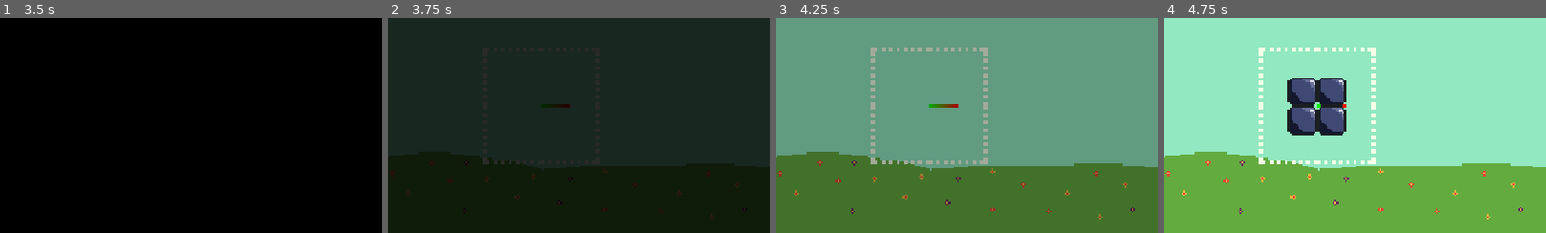
Above: before the commit, frames 1-4 (left to right).
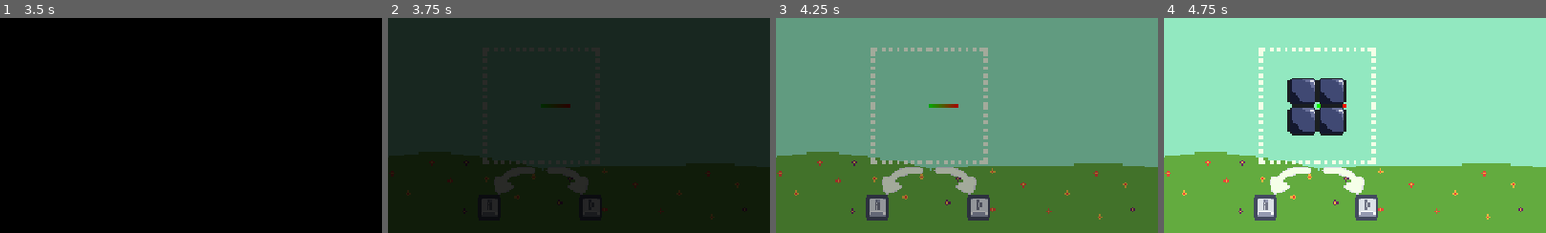
Above: after the commit, the same moments.

Repository: tylergreg95/godot-wild-jam-99
Game: Godot game, scene res://StartMenu/start_menu.tscn
Two runs of this game, one before a commit and one after it. Both use one fixed random seed, a clock stepped at 60 frames per second and the inputs below.
Inputs (mouse positions are % of the whole screen's width and height, from its top left):
- Up to frame 1 (3.5 s): click "PLAY" at 0.5 s; move the mouse to (72, 45) at 1.27 s; press the mouse at (72, 45) at 1.28 s; hold D (rotate_right) 1.28-2.03 s; move the mouse to (30, 55) at 2.02 s; release the mouse at (30, 55) at 2.03 s; hold A (rotate_left) 2.03-2.78 s; click (30, 55) at 2.1 s; tap Enter at 2.75 s; move the mouse to (60, 28) at 2.77 s; press the mouse at (60, 28) at 2.78 s; hold D (rotate_right) from 2.78 s (still down)
- Up to frame 2 (3.75 s): release D (rotate_right) at 3.5 s; release the mouse at (60, 28) at 3.5 s; click "OPTIONS" at 3.5 s
- Up to frame 3 (4.25 s): no input
- Up to frame 4 (4.75 s): move the mouse to (45, 70) at 4.27 s; hold D (rotate_right) from 4.28 s (still down); click (45, 70) at 4.35 s
The pictures show only the part of the screen within x 0-50%, y 50-100%; the shares and areas given below are measured in that part.

Frame 1 is identical in both runs. In frame 2, 1.6% of the frame differs, in the area x 24-56%, y 69-92%; in frame 3, 2.6%, in the area x 23-56%, y 69-95%; in frame 4, 2.6%.
Error in both runs: Trying to assign value of type 'Nil' to a variable of type 'float'. (res://Config/config.gd:27)

Commit message:
wait for score tween to finish before setting final score in game over UI

Diff:
--- a/Level/level.gd
+++ b/Level/level.gd
@@ -61,8 +61,22 @@
 
 
 func _on_game_timer_timeout() -> void:
+	tower_manager.freeze_current_tower()
 	Input.set_custom_mouse_cursor(default_cursor)
 	game_over.play()
 	level_in_progress = false
+	$FetchScoreTimer.stop()
+
+	#do what the timer does, but allow tween to finish setting score text before we display it in the game over
+	var new_score: float = -tower_manager.get_highest_piece_value()
+	if new_score == current_score:
+		return
+	var score_tween: Tween = get_tree().create_tween()
+	score_tween.tween_property(self, "current_score" ,new_score, .5)
+	score_tween.tween_method(func(val): score_text.text = str("%.0f" % float(val)), current_score, new_score, .5)
+	score_tween.tween_callback(show_game_over_ui)
+
+
+func show_game_over_ui() -> void:
 	game_over_ui.set_score_text(current_score)
 	game_over_ui.visible = true
--- a/TowerPieces/piece_spawner.tscn
+++ b/TowerPieces/piece_spawner.tscn
@@ -2,6 +2,9 @@
 
 [ext_resource type="Script" uid="uid://dxu6hge450whg" path="res://TowerPieces/piece_spawner.gd" id="1_73r2g"]
 [ext_resource type="Texture2D" uid="uid://bq8i2ikqu5dbv" path="res://Art/godotwild99_dash_outline.png" id="2_e3tak"]
+[ext_resource type="Texture2D" uid="uid://di1jtbha5p5kv" path="res://Art/godotwild99_rotate_arrows.png" id="3_d1xob"]
+[ext_resource type="Texture2D" uid="uid://crvw7lt6pe2rm" path="res://Art/tile_0120.png" id="4_br5x2"]
+[ext_resource type="Texture2D" uid="uid://cov058rjfdeft" path="res://Art/tile_0122.png" id="5_bxivd"]
 
 [sub_resource type="Gradient" id="Gradient_e3tak"]
 colors = PackedColorArray(0, 1, 0, 1, 1, 0, 0, 1)
@@ -13,6 +16,21 @@
 scale = Vector2(4, 4)
 texture = ExtResource("2_e3tak")
 
+[node name="RotateArrows" type="Sprite2D" parent="." unique_id=803990231]
+position = Vector2(0, 162.01)
+scale = Vector2(2, 2)
+texture = ExtResource("3_d1xob")
+
 [node name="Line2D" type="Line2D" parent="." unique_id=605234935]
 points = PackedVector2Array(0, 0, 65, 0)
 gradient = SubResource("Gradient_e3tak")
+
+[node name="Tile0120" type="Sprite2D" parent="." unique_id=558065206]
+position = Vector2(-112, 223)
+scale = Vector2(4, 4)
+texture = ExtResource("4_br5x2")
+
+[node name="Tile0122" type="Sprite2D" parent="." unique_id=1700421983]
+position = Vector2(112, 223)
+scale = Vector2(4, 4)
+texture = ExtResource("5_bxivd")
--- a/TowerPieces/tower_piece.gd
+++ b/TowerPieces/tower_piece.gd
@@ -8,6 +8,8 @@
 @export var max_x_drag: float = 200.0
 
 @onready var launch_sound: AudioStreamPlayer = $LaunchSound
+@onready var rotate_click: AudioStreamPlayer = $RotateClick
+
 
 
 var mouse_in_piece: bool = false
@@ -42,8 +44,10 @@
 		position_changed.emit(global_position)
 	if clickable and not piece_following_cursor:
 		if event.is_action_pressed("rotate_left"):
+			rotate_click.play()
 			rotate(-deg_to_rad(90))
 		if event.is_action_pressed("rotate_right"):
+			rotate_click.play()
 			rotate(deg_to_rad(90))
 
 func _on_mouse_entered() -> void:
--- a/TowerPieces/tower_piece.tscn
+++ b/TowerPieces/tower_piece.tscn
@@ -3,6 +3,7 @@
 [ext_resource type="Script" uid="uid://b7f3cd3ntj7h" path="res://TowerPieces/tower_piece.gd" id="1_xs26j"]
 [ext_resource type="Texture2D" uid="uid://cntrutphvtfqt" path="res://Art/godotwild99_tower_pieces.png" id="2_xs26j"]
 [ext_resource type="AudioStream" uid="uid://bx446wla6amer" path="res://Sounds/51755__erkanozan__whip-01.wav" id="3_gvyqv"]
+[ext_resource type="AudioStream" uid="uid://dekfdwtw2jysu" path="res://Sounds/click.wav" id="4_kl1x0"]
 
 [sub_resource type="PhysicsMaterial" id="PhysicsMaterial_nk1il"]
 
@@ -92,6 +93,13 @@
 
 [node name="LaunchSound" type="AudioStreamPlayer" parent="." unique_id=391917131]
 stream = ExtResource("3_gvyqv")
+bus = &"Sounds"
+playback_type = 1
+
+[node name="RotateClick" type="AudioStreamPlayer" parent="." unique_id=1416606822]
+stream = ExtResource("4_kl1x0")
+bus = &"Sounds"
+playback_type = 1
 
 [connection signal="body_entered" from="." to="." method="_on_body_entered"]
 [connection signal="mouse_entered" from="." to="." method="_on_mouse_entered"]
--- a/TowerPieces/tower_piece_h_1.tscn
+++ b/TowerPieces/tower_piece_h_1.tscn
@@ -3,6 +3,7 @@
 [ext_resource type="Script" uid="uid://b7f3cd3ntj7h" path="res://TowerPieces/tower_piece.gd" id="1_ar5f2"]
 [ext_resource type="Texture2D" uid="uid://cntrutphvtfqt" path="res://Art/godotwild99_tower_pieces.png" id="2_2k01p"]
 [ext_resource type="AudioStream" uid="uid://bx446wla6amer" path="res://Sounds/51755__erkanozan__whip-01.wav" id="3_2k01p"]
+[ext_resource type="AudioStream" uid="uid://dekfdwtw2jysu" path="res://Sounds/click.wav" id="4_uhk7w"]
 
 [sub_resource type="AtlasTexture" id="AtlasTexture_xs26j"]
 atlas = ExtResource("2_2k01p")
@@ -110,6 +111,13 @@
 
 [node name="LaunchSound" type="AudioStreamPlayer" parent="." unique_id=400244962]
 stream = ExtResource("3_2k01p")
+bus = &"Sounds"
+playback_type = 1
+
+[node name="RotateClick" type="AudioStreamPlayer" parent="." unique_id=904739307]
+stream = ExtResource("4_uhk7w")
+bus = &"Sounds"
+playback_type = 1
 
 [connection signal="body_entered" from="." to="." method="_on_body_entered"]
 [connection signal="mouse_entered" from="." to="." method="_on_mouse_entered"]
--- a/TowerPieces/tower_piece_l_1.tscn
+++ b/TowerPieces/tower_piece_l_1.tscn
@@ -3,6 +3,7 @@
 [ext_resource type="Script" uid="uid://b7f3cd3ntj7h" path="res://TowerPieces/tower_piece.gd" id="1_beth4"]
 [ext_resource type="Texture2D" uid="uid://cntrutphvtfqt" path="res://Art/godotwild99_tower_pieces.png" id="2_tqnwh"]
 [ext_resource type="AudioStream" uid="uid://bx446wla6amer" path="res://Sounds/51755__erkanozan__whip-01.wav" id="3_tqnwh"]
+[ext_resource type="AudioStream" uid="uid://dekfdwtw2jysu" path="res://Sounds/click.wav" id="4_a4rdt"]
 
 [sub_resource type="AtlasTexture" id="AtlasTexture_xs26j"]
 atlas = ExtResource("2_tqnwh")
@@ -110,6 +111,13 @@
 
 [node name="LaunchSound" type="AudioStreamPlayer" parent="." unique_id=1626664247]
 stream = ExtResource("3_tqnwh")
+bus = &"Sounds"
+playback_type = 1
+
+[node name="RotateClick" type="AudioStreamPlayer" parent="." unique_id=836008538]
+stream = ExtResource("4_a4rdt")
+bus = &"Sounds"
+playback_type = 1
 
 [connection signal="body_entered" from="." to="." method="_on_body_entered"]
 [connection signal="mouse_entered" from="." to="." method="_on_mouse_entered"]
--- a/TowerPieces/tower_piece_sq_1.tscn
+++ b/TowerPieces/tower_piece_sq_1.tscn
@@ -3,6 +3,7 @@
 [ext_resource type="Script" uid="uid://b7f3cd3ntj7h" path="res://TowerPieces/tower_piece.gd" id="1_str8w"]
 [ext_resource type="Texture2D" uid="uid://cntrutphvtfqt" path="res://Art/godotwild99_tower_pieces.png" id="2_5gkok"]
 [ext_resource type="AudioStream" uid="uid://bx446wla6amer" path="res://Sounds/51755__erkanozan__whip-01.wav" id="3_5gkok"]
+[ext_resource type="AudioStream" uid="uid://dekfdwtw2jysu" path="res://Sounds/click.wav" id="4_mkdvd"]
 
 [sub_resource type="AtlasTexture" id="AtlasTexture_xs26j"]
 atlas = ExtResource("2_5gkok")
@@ -112,6 +113,13 @@
 
 [node name="LaunchSound" type="AudioStreamPlayer" parent="." unique_id=294771663]
 stream = ExtResource("3_5gkok")
+bus = &"Sounds"
+playback_type = 1
+
+[node name="RotateClick" type="AudioStreamPlayer" parent="." unique_id=716651724]
+stream = ExtResource("4_mkdvd")
+bus = &"Sounds"
+playback_type = 1
 
 [connection signal="body_entered" from="." to="." method="_on_body_entered"]
 [connection signal="mouse_entered" from="." to="." method="_on_mouse_entered"]
--- a/TowerPieces/tower_piece_st_1.tscn
+++ b/TowerPieces/tower_piece_st_1.tscn
@@ -3,6 +3,7 @@
 [ext_resource type="Script" uid="uid://b7f3cd3ntj7h" path="res://TowerPieces/tower_piece.gd" id="1_t1yfh"]
 [ext_resource type="Texture2D" uid="uid://cntrutphvtfqt" path="res://Art/godotwild99_tower_pieces.png" id="2_y0srk"]
 [ext_resource type="AudioStream" uid="uid://bx446wla6amer" path="res://Sounds/51755__erkanozan__whip-01.wav" id="3_y0srk"]
+[ext_resource type="AudioStream" uid="uid://dekfdwtw2jysu" path="res://Sounds/click.wav" id="4_kbj0t"]
 
 [sub_resource type="AtlasTexture" id="AtlasTexture_xs26j"]
 atlas = ExtResource("2_y0srk")
@@ -110,6 +111,13 @@
 
 [node name="LaunchSound" type="AudioStreamPlayer" parent="." unique_id=1929801983]
 stream = ExtResource("3_y0srk")
+bus = &"Sounds"
+playback_type = 1
+
+[node name="RotateClick" type="AudioStreamPlayer" parent="." unique_id=288593246]
+stream = ExtResource("4_kbj0t")
+bus = &"Sounds"
+playback_type = 1
 
 [connection signal="body_entered" from="." to="." method="_on_body_entered"]
 [connection signal="mouse_entered" from="." to="." method="_on_mouse_entered"]
--- a/TowerPieces/tower_piece_t_1.tscn
+++ b/TowerPieces/tower_piece_t_1.tscn
@@ -3,6 +3,7 @@
 [ext_resource type="Script" uid="uid://b7f3cd3ntj7h" path="res://TowerPieces/tower_piece.gd" id="1_sovtn"]
 [ext_resource type="Texture2D" uid="uid://cntrutphvtfqt" path="res://Art/godotwild99_tower_pieces.png" id="2_4cqoc"]
 [ext_resource type="AudioStream" uid="uid://bx446wla6amer" path="res://Sounds/51755__erkanozan__whip-01.wav" id="3_4cqoc"]
+[ext_resource type="AudioStream" uid="uid://dekfdwtw2jysu" path="res://Sounds/click.wav" id="4_8535c"]
 
 [sub_resource type="AtlasTexture" id="AtlasTexture_xs26j"]
 atlas = ExtResource("2_4cqoc")
@@ -110,6 +111,13 @@
 
 [node name="LaunchSound" type="AudioStreamPlayer" parent="." unique_id=1508904545]
 stream = ExtResource("3_4cqoc")
+bus = &"Sounds"
+playback_type = 1
+
+[node name="RotateClick" type="AudioStreamPlayer" parent="." unique_id=530534777]
+stream = ExtResource("4_8535c")
+bus = &"Sounds"
+playback_type = 1
 
 [connection signal="body_entered" from="." to="." method="_on_body_entered"]
 [connection signal="mouse_entered" from="." to="." method="_on_mouse_entered"]
--- a/TowerPieces/tower_piece_u_1.tscn
+++ b/TowerPieces/tower_piece_u_1.tscn
@@ -3,6 +3,7 @@
 [ext_resource type="Script" uid="uid://b7f3cd3ntj7h" path="res://TowerPieces/tower_piece.gd" id="1_n4yap"]
 [ext_resource type="Texture2D" uid="uid://cntrutphvtfqt" path="res://Art/godotwild99_tower_pieces.png" id="2_sftrs"]
 [ext_resource type="AudioStream" uid="uid://bx446wla6amer" path="res://Sounds/51755__erkanozan__whip-01.wav" id="3_sftrs"]
+[ext_resource type="AudioStream" uid="uid://dekfdwtw2jysu" path="res://Sounds/click.wav" id="4_gfmd8"]
 
 [sub_resource type="AtlasTexture" id="AtlasTexture_xs26j"]
 atlas = ExtResource("2_sftrs")
@@ -117,6 +118,13 @@
 
 [node name="LaunchSound" type="AudioStreamPlayer" parent="." unique_id=1047163032]
 stream = ExtResource("3_sftrs")
+bus = &"Sounds"
+playback_type = 1
+
+[node name="RotateClick" type="AudioStreamPlayer" parent="." unique_id=1121241899]
+stream = ExtResource("4_gfmd8")
+bus = &"Sounds"
+playback_type = 1
 
 [connection signal="body_entered" from="." to="." method="_on_body_entered"]
 [connection signal="mouse_entered" from="." to="." method="_on_mouse_entered"]
Binary file added: Art/godotwild99_rotate_arrows.png
Not shown, added: Art/godotwild99_rotate_arrows.png.import
Binary file added: Art/tile_0120.png
Not shown, added: Art/tile_0120.png.import
Binary file added: Art/tile_0122.png
Not shown, added: Art/tile_0122.png.import
Not shown, added: Sounds/click.wav.import
Not shown, added: Sounds/click.wav
